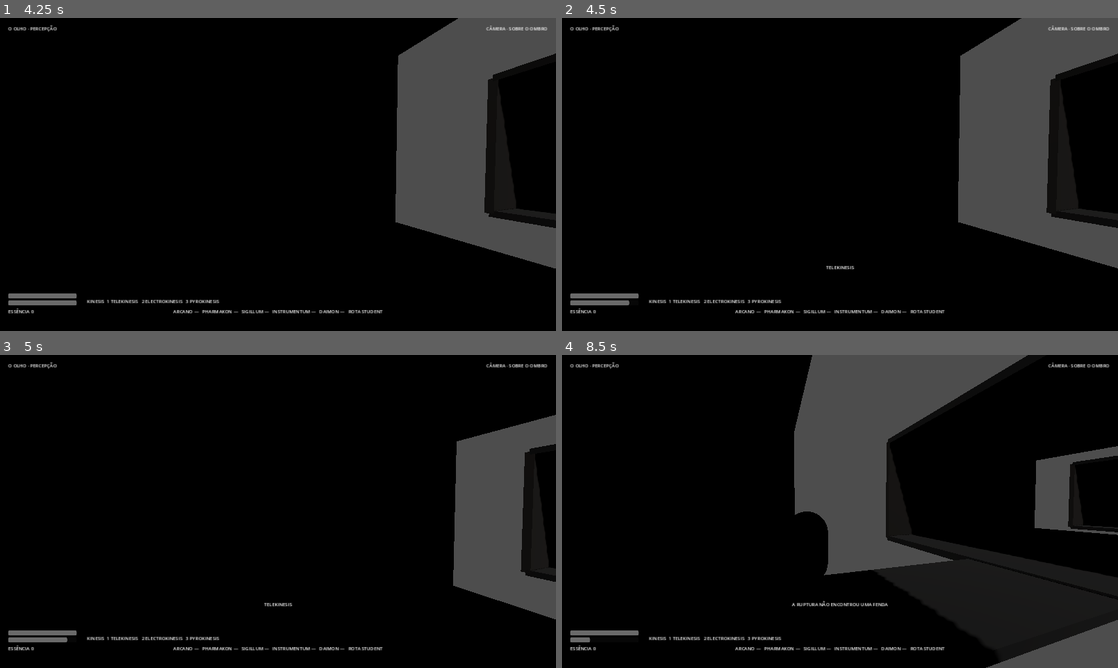
Above: before the commit, frames 1-4 (two rows, left to right).
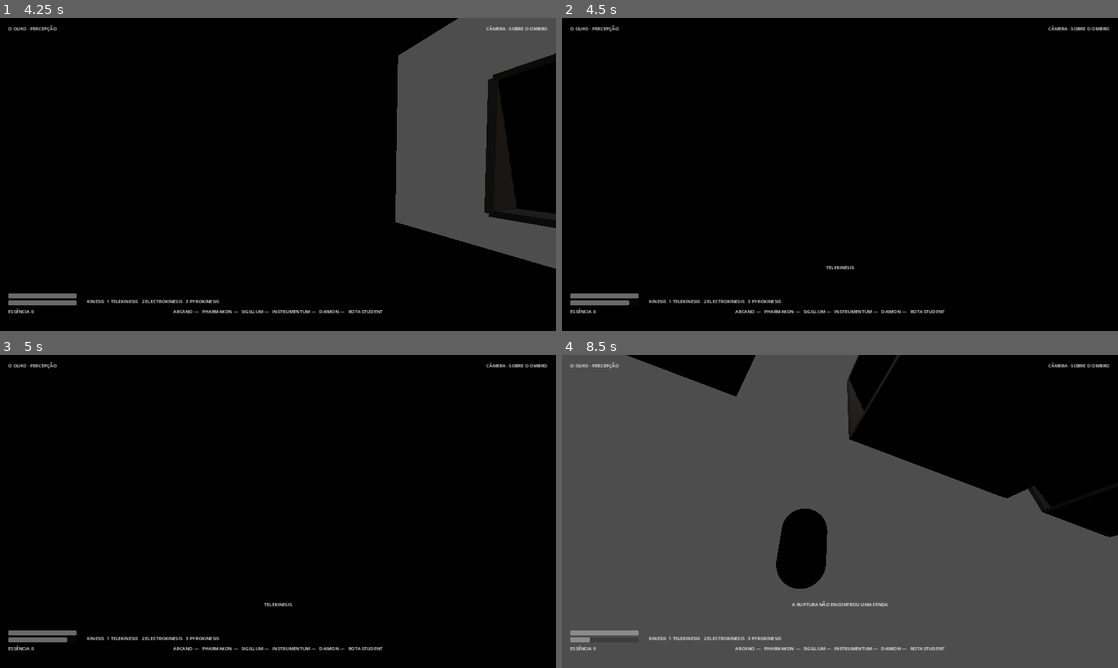
Above: after the commit, the same moments.

Repository: neuralSynapse/societaselectorum
Game: Godot game, scene res://scenes/boot/Main.tscn
Two runs of this game, one before a commit and one after it. Both use one fixed random seed, a clock stepped at 60 frames per second and the inputs below.
Inputs (mouse positions are in pixels of both pictures, inside the frame that each line leads up to):
- Up to frame 1 (4.25 s): tap Enter (ui_accept) at 0.5, 2 s; move the mouse to (305, 174) at 0.52 s; hold E (interact) 0.53-1.28 s; hold W (move_forward) from 0.53 s (still down); tap Space (jump) at 0.77, 1.52, 3.02, 3.77 s; move the mouse to (250, 174) at 1.27 s; tap V (camera_toggle) at 1.35 s; tap E (interact) at 1.55, 2.3, 3.05 s; move the mouse to (289, 168) at 2.02 s; hold C (consume) 2.03-2.78 s; move the mouse to (272, 180) at 2.77 s; tap R (instrument) at 2.85 s; move the mouse to (316, 177) at 3.52 s; hold E (interact) from 3.53 s (still down); tap Escape (pause) at 4.15 s
- Up to frame 2 (4.5 s): move the mouse to (673, 127) at 4.27 s; release W (move_forward) at 4.28 s; release E (interact) at 4.28 s; hold A (move_left) from 4.28 s (still down); tap 1 (kinesis_1) at 4.35 s; click (673, 127) at 4.42 s
- Up to frame 3 (5 s): keep holding A (move_left); tap Space (jump) at 4.52 s; tap E (interact) at 4.55 s
- Up to frame 4 (8.5 s): move the mouse to (867, 511) at 5.02 s; release A (move_left) at 5.03 s; hold S (move_back) 5.03-5.78 s; hold 2 (kinesis_2) 5.03-5.78 s; click (867, 511) at 5.17 s; tap E (interact) every 0.75 s from 5.3 to 8.3 s; move the mouse to (756, 433) at 5.77 s; hold D (move_right) 5.78-6.53 s; tap 3 (kinesis_3) at 5.85 s; click (756, 433) at 5.92 s; tap Space (jump) at 6.02, 6.77, 7.52 s; move the mouse to (962, 495) at 6.52 s; hold W (move_forward) 6.53-7.28 s; hold Right mouse button (power) 6.53-7.28 s; click (962, 495) at 6.67 s; move the mouse to (728, 527) at 7.27 s; hold D (move_right) 7.28-8.03 s; click (728, 527) at 7.35 s; move the mouse to (895, 442) at 8.02 s; hold S (move_back) from 8.03 s (still down); hold B (rupture_charge) from 8.03 s (still down); click (895, 442) at 8.17 s

Frame 1 is identical in both runs. In frame 2, 14% of the frame differs, in the area x 71-100%, y 0-80%; in frame 3, 8.3%; in frame 4, 72%, in the area x 0-100%, y 0-100%.

Commit message:
fix: recover player from void and delegate pause handling

Diff:
--- a/game/chronica-harun/scripts/player/PlayerController.gd
+++ b/game/chronica-harun/scripts/player/PlayerController.gd
@@ -22,6 +22,8 @@
 @export var invert_y := false
 @export var max_focus := 100.0
 @export var max_stamina := 100.0
+@export var fall_recovery_y := -10.0
+@export var recovery_height_offset := 0.35
 
 @onready var head: Node3D = $Head
 @onready var camera: Camera3D = $Head/Camera3D
@@ -36,6 +38,8 @@
 var shield := 0.0
 var primary_cooldown := 0.0
 var dodge_cooldown := 0.0
+var last_safe_position := Vector3.ZERO
+var has_safe_position := false
 
 func _ready() -> void:
     Input.mouse_mode = Input.MOUSE_MODE_CAPTURED
@@ -43,6 +47,8 @@
     health.damaged.connect(_on_health_damaged)
     focus = max_focus
     stamina = max_stamina
+    last_safe_position = global_position
+    has_safe_position = true
 
 func _unhandled_input(event: InputEvent) -> void:
     if event is InputEventMouseMotion and Input.mouse_mode == Input.MOUSE_MODE_CAPTURED:
@@ -51,9 +57,7 @@
         pitch -= event.relative.y * mouse_sensitivity * vertical_sign
         pitch = clamp(pitch, deg_to_rad(-84.0), deg_to_rad(84.0))
         head.rotation.x = pitch
-    if event.is_action_pressed("pause"):
-        Input.mouse_mode = Input.MOUSE_MODE_VISIBLE if Input.mouse_mode == Input.MOUSE_MODE_CAPTURED else Input.MOUSE_MODE_CAPTURED
-    elif event.is_action_pressed("interact"):
+    if event.is_action_pressed("interact"):
         var target := get_interaction_target()
         interact_requested.emit(target)
         if target and target.has_method("interact"):
@@ -78,6 +82,10 @@
         kinesis_slot_requested.emit(2)
 
 func _physics_process(delta: float) -> void:
+    if global_position.y < fall_recovery_y:
+        _recover_from_fall()
+        return
+
     primary_cooldown = maxf(0.0, primary_cooldown - delta)
     dodge_cooldown = maxf(0.0, dodge_cooldown - delta)
     stamina = minf(max_stamina, stamina + 22.0 * delta)
@@ -97,6 +105,15 @@
     elif Input.is_action_just_pressed("jump"):
         velocity.y = jump_velocity
     move_and_slide()
+
+    if is_on_floor() and global_position.y > fall_recovery_y + 1.0:
+        last_safe_position = global_position
+        has_safe_position = true
+
+func _recover_from_fall() -> void:
+    var target := last_safe_position if has_safe_position else Vector3.ZERO
+    global_position = target + Vector3.UP * recovery_height_offset
+    velocity = Vector3.ZERO
 
 func get_interaction_target() -> Node:
     if interaction_ray and interaction_ray.is_colliding():
